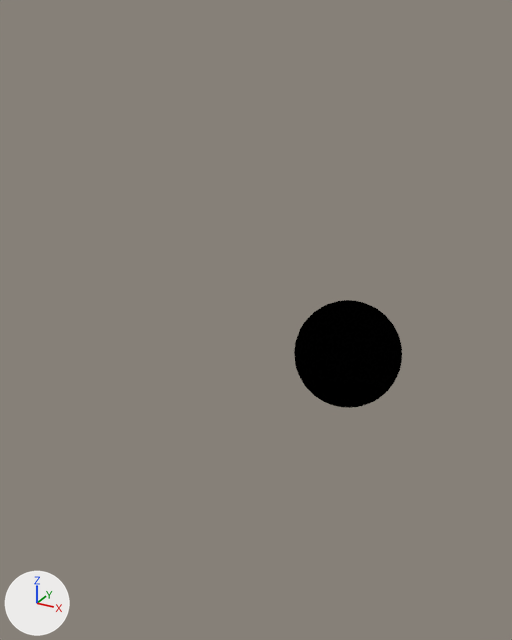
One commit to the Blender file src/projection/area/areatesting.blend: the scene before it, then after it.
Before and after are seen from a camera (50 mm lens) standing at (4.24, -11.28, 5.91) and looking at (-0.63, -2.41, 1.48). Arrows for +X, +Y and +Z are at lower left; the lights stay in place. The first picture is the older version.
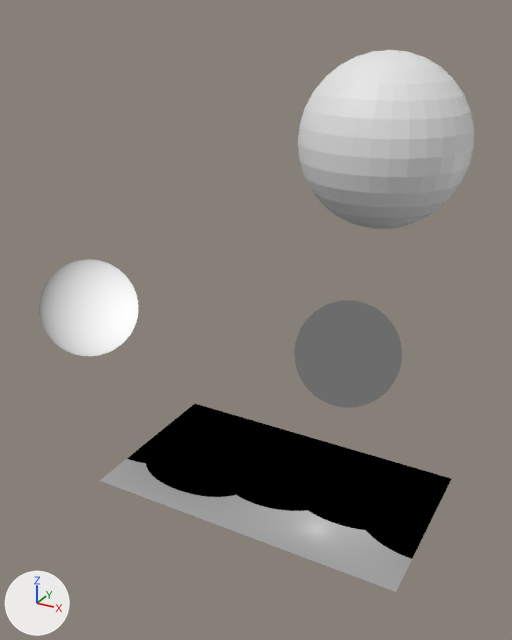
Edits to the bpy script that builds the scene:
```text
Change mat_material_001:
    remove n1 = _N.new('ShaderNodeMixShader'); n1.name = 'Mix Shader'
    remove n2 = _N.new('ShaderNodeBsdfTransparent'); n2.name = 'Transparent BSDF'
    remove n3 = _N.new('ShaderNodeNewGeometry'); n3.name = 'Geometry'
    where n0 = _N.new('ShaderNodeOutputMaterial'); n0.name = 'Material Output'
    where n4 = _N.new('ShaderNodeEmission'); n4.name = 'Emission'
    remove n5 = _N.new('ShaderNodeTexImage'); n5.name = 'Image Texture'
    remove n5.image = img_testframe_0_5_png
    remove _L.new(n1.outputs[0], n0.inputs[0])  # 'Shader' to 'Surface'
    remove _L.new(n2.outputs[0], n1.inputs[2])  # 'BSDF' to 'Shader'
    remove _L.new(n3.outputs[6], n1.inputs[0])  # 'Backfacing' to 'Factor'
    remove _L.new(n4.outputs[0], n1.inputs[1])  # 'Emission' to 'Shader'
    remove _L.new(n5.outputs[0], n4.inputs[0])  # 'Color' to 'Color'
    add n4.inputs[0].default_value = (0.15, 0.15, 0.15, 1.0)  # 'Color', dark grey #6c6c6c
    add _L.new(n4.outputs[0], n0.inputs[0])  # 'Emission' to 'Surface'
Add mat_material_003:
    mat_material_003 = bpy.data.materials.new('Material.003')
    # uses the picture img_testframe_0_5_png
Add mat_material_002:
    mat_material_002 = bpy.data.materials.new('Material.002')
    mat_material_002.use_nodes = True; mat_material_002.node_tree.nodes.clear()
    _N = mat_material_002.node_tree.nodes; _L = mat_material_002.node_tree.links
    n0 = _N.new('ShaderNodeOutputMaterial'); n0.name = 'Material Output'
    n1 = _N.new('ShaderNodeEmission'); n1.name = 'Emission Viewer'
    n2 = _N.new('ShaderNodeSeparateXYZ'); n2.name = 'Separate XYZ'
    n3 = _N.new('ShaderNodeTexCoord'); n3.name = 'Texture Coordinate'
    _L.new(n1.outputs[0], n0.inputs[0])  # 'Emission' to 'Surface'
    _L.new(n2.outputs[0], n1.inputs[0])  # 'X' to 'Color'
    _L.new(n3.outputs[0], n2.inputs[0])  # 'Generated' to 'Vector'
Add me_sphere_002:
    me_sphere_002.from_pydata(...)  # a UV sphere (32 segments, 16 rings, poles along z) spanning x -1.0..1.0, y -1.0..1.0, z -1.0..1.0
Add me_plane:
    me_plane.from_pydata(...)  # 4 vertices, 1 face; spans x -1.0..1.0, y -1.0..1.0, z 0.0
    me_plane.materials.append(mat_material_003)
Add me_sphere_001:
    me_sphere_001.from_pydata(...)  # a UV sphere (32 segments, 16 rings, poles along z) spanning x -1.0..1.0, y -1.0..1.0, z -1.0..1.0
    me_sphere_001.materials.append(mat_material_002)
Add ob_sphere_002:
    ob_sphere_002 = bpy.data.objects.new('Sphere.002', me_sphere_002)
    ob_sphere_002.location = (1.51, -3.23, 4.5)
Add ob_plane:
    ob_plane = bpy.data.objects.new('Plane', me_plane)
    ob_plane.location = (1.17, -5.21, 0.92)
    ob_plane.scale = (1.78, 1.0, 1.0)
Add ob_sphere_001:
    ob_sphere_001 = bpy.data.objects.new('Sphere.001', me_sphere_001)
    ob_sphere_001.location = (-5.29, -1.06, 0.25)
```

What differs and where, as boxes [x1, y1, x2, y2] in the pictures (512 x 640 px):
'Plane', added: after [100, 404, 451, 592]
'Sphere.002', added: after [298, 50, 474, 229]
'Sphere', surface changed: [294, 300, 402, 408] in both
'Sphere.001', added: after [39, 259, 139, 356]
